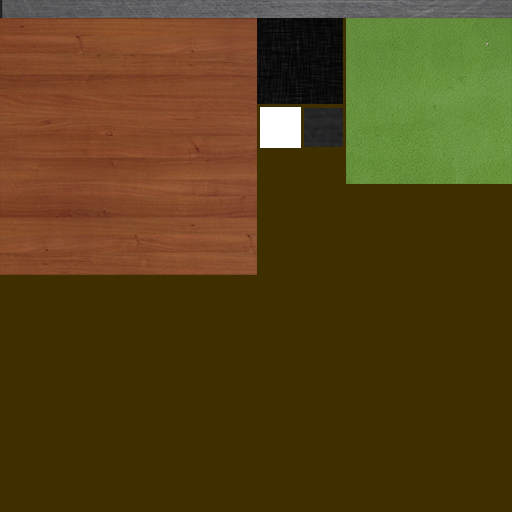
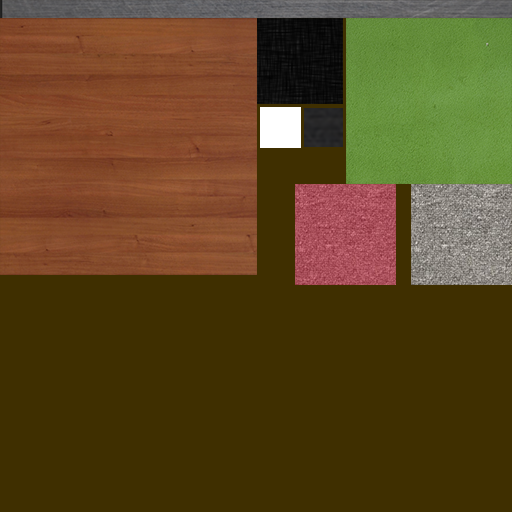
Layer changes from the first (512, 512) image to the second:
added layer "red" (42%) above "carpet-gray-red" over [295, 184, 396, 285]
added layer "carpet-gray-red" above "carpet-gray" over [295, 184, 396, 285]
added layer "carpet-gray" above "Black-Silver" over [411, 184, 512, 285]
